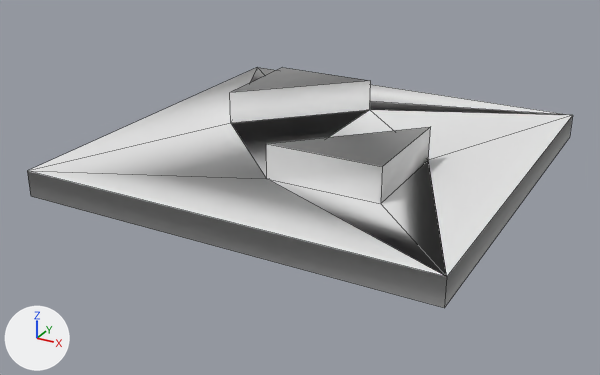
The OBJ model 3d/mini-golf/Obstacle_triangle_01.obj: old version first, new version second.
Rendered twice from a 50 mm camera at (4.16, -3.7, 2.37) aimed at (1.42, 1.28, -0.13). The lights are fixed; the arrows at lower left show +X, +Y and +Z. Mesh edges are drawn as thin lines. Where no turn or scale is listed for an object, it has been applied to the vertices.

Names of what the first picture shows: 'Obstacle_triangle_01'.
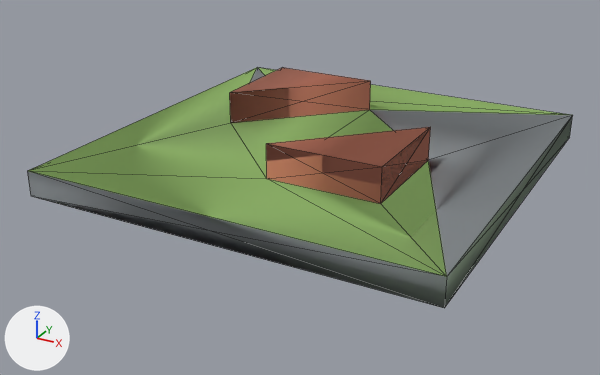
What differs and where, as boxes [x1, y1, x2, y2] in the pictures (600 x 375 px):
'Obstacle_triangle_01', recoloured, reshaped
    both: [27, 67, 573, 308]
part 1 of me_obstacle_triangle_01, built on
    both: [27, 81, 573, 308]
part 2 of me_obstacle_triangle_01, recoloured
    both: [250, 67, 265, 83]
part 3 of me_obstacle_triangle_01, recoloured (white to green)
    both: [28, 67, 568, 277]
part 4 of me_obstacle_triangle_01, recoloured
    both: [267, 127, 430, 167]

The edits, one by one:
Material 'Green' (mat_green) changes colour from white #e7e7e7 to green #b7e686; in linear values from (0.8, 0.8, 0.8) to (0.475, 0.788, 0.239).
Material 'Red' (mat_red) changes colour from white #e7e7e7 to beige #db8870; in linear values from (0.8, 0.8, 0.8) to (0.71, 0.247, 0.161).
me_obstacle_triangle_01 is used by ob_obstacle_triangle_01; location (0.0, 0.0, 0.0).
me_obstacle_triangle_01 had 20 vertices, 25 faces and spanned x 0.0..3.0, y 0.0..3.0, z 0.0..0.44.
me_obstacle_triangle_01 now has 20 vertices, 58 faces and spans x 0.0..3.0, y 0.0..3.0, z 0.0..0.44.
Part 1, on me_obstacle_triangle_01:
18 faces are deleted.
15 new faces join them, mat_green (green #b7e686).
23 new faces join them, mat_backcolor (light grey #d2dade).
13 new faces join them, mat_red (beige #db8870).
me_obstacle_triangle_01 part 2: 1 face spanning x 0.0..0.67, y 1.5..3.0, z 0.19 switches from mat_green (white #e7e7e7) to mat_backcolor (light grey #d2dade).
me_obstacle_triangle_01 part 3: 5 faces spanning x 0.0..3.0, y 0.0..3.0, z 0.19 switch from mat_backcolor (white #e7e7e7) to mat_green (green #b7e686).
me_obstacle_triangle_01 part 4: 1 face spanning x 1.5..2.33, y 0.67..1.5, z 0.44 switches from mat_backcolor (white #e7e7e7) to mat_red (beige #db8870).
me_obstacle_triangle_01 part 5: the surface is now shaded flat.
